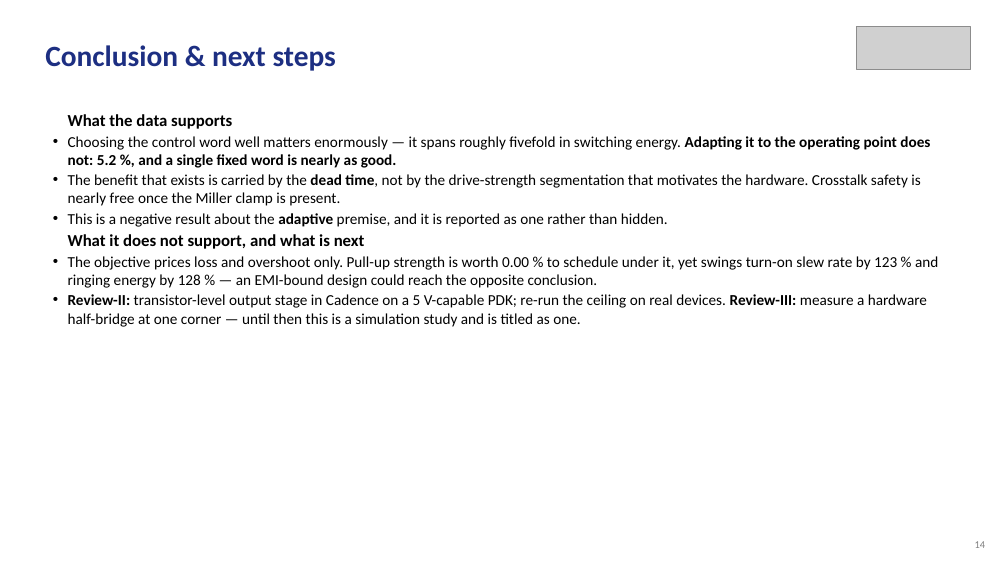
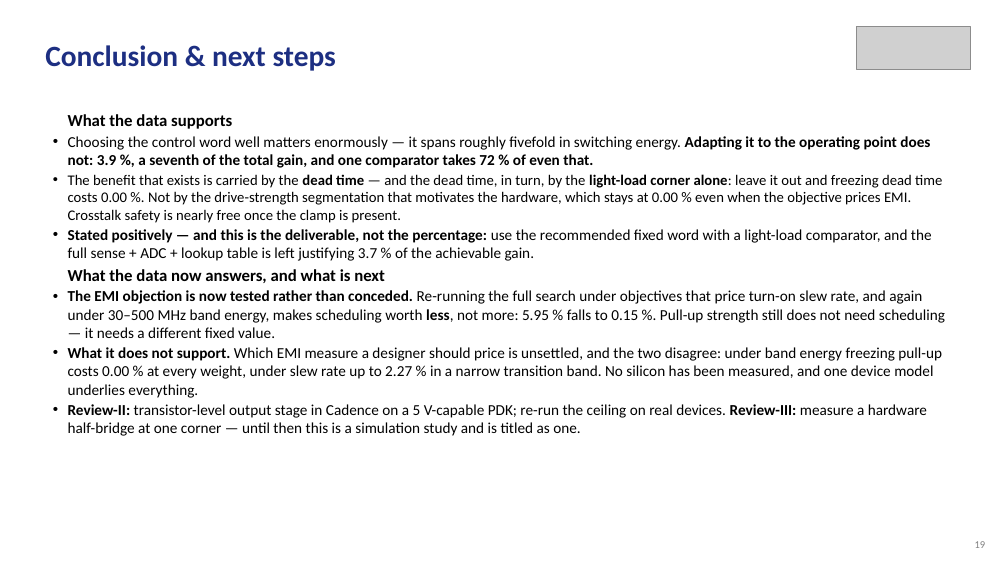
Before and after one commit to Amritha902/gan-driver, a slide deck: slide 19 of review/Review1_GaN_Segmented_Gate_Driver.pptx (slide 14 before the commit). Drawn at 1008x567 pixels with LibreOffice and Linux fonts; fonts in the diff are those of the drawing; grey boxes stand for pictures. Boxes give left, top, right and bottom in pixels: in the first picture for what was removed or moved away, otherwise in the second. Text is boxed around its words. In the diff, an @@ line names an element or a change of style, - is before the commit and + after.

```diff
--- a/review/Review1_GaN_Segmented_Gate_Driver.pptx
+++ b/review/Review1_GaN_Segmented_Gate_Driver.pptx
@@ text at [68, 136, 945, 398]: text changed @@
-• Choosing the control word well matters enormously — it spans roughly fivefold in switching energy. Adapting it to the operating point does not: 5.2 %, and a single fixed word is nearly as good.
-• The benefit that exists is carried by the dead time, not by the drive-strength segmentation that motivates the hardware. Crosstalk safety is nearly free once the Miller clamp is present.
-• This is a negative result about the adaptive premise, and it is reported as one rather than hidden.
-What it does not support, and what is next
-• The objective prices loss and overshoot only. Pull-up strength is worth 0.00 % to schedule under it, yet swings turn-on slew rate by 123 % and ringing energy by 128 % — an EMI-bound design could reach the opposite conclusion.
+• Choosing the control word well matters enormously — it spans roughly fivefold in switching energy. Adapting it to the operating point does not: 3.9 %, a seventh of the total gain, and one comparator takes 72 % of even that.
+• The benefit that exists is carried by the dead time — and the dead time, in turn, by the light-load corner alone: leave it out and freezing dead time costs 0.00 %. Not by the drive-strength segmentation that motivates the hardware, which stays at 0.00 % even when the objective prices EMI. Crosstalk safety is nearly free once the clamp is present.
+• Stated positively — and this is the deliverable, not the percentage: use the recommended fixed word with a light-load comparator, and the full sense + ADC + lookup table is left justifying 3.7 % of the achievable gain.
+What the data now answers, and what is next
+• The EMI objection is now tested rather than conceded. Re-running the full search under objectives that price turn-on slew rate, and again under 30–500 MHz band energy, makes scheduling worth less, not more: 5.95 % falls to 0.15 %. Pull-up strength still does not need scheduling — it needs a different fixed value.
+• What it does not support. Which EMI measure a designer should price is unsettled, and the two disagree: under band energy freezing pull-up costs 0.00 % at every weight, under slew rate up to 2.27 % in a narrow transition band. No silicon has been measured, and one device model underlies everything.
```
Also in this commit, not shown: 11 other slides changed, 5 slides added, 28 other files.
